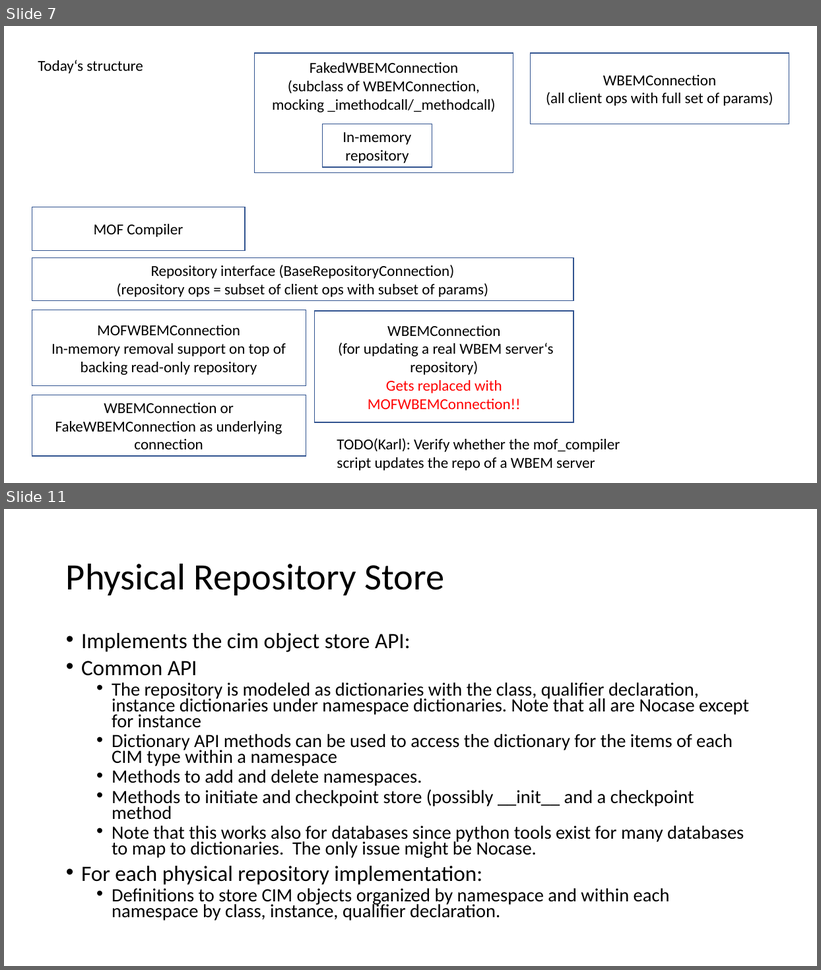
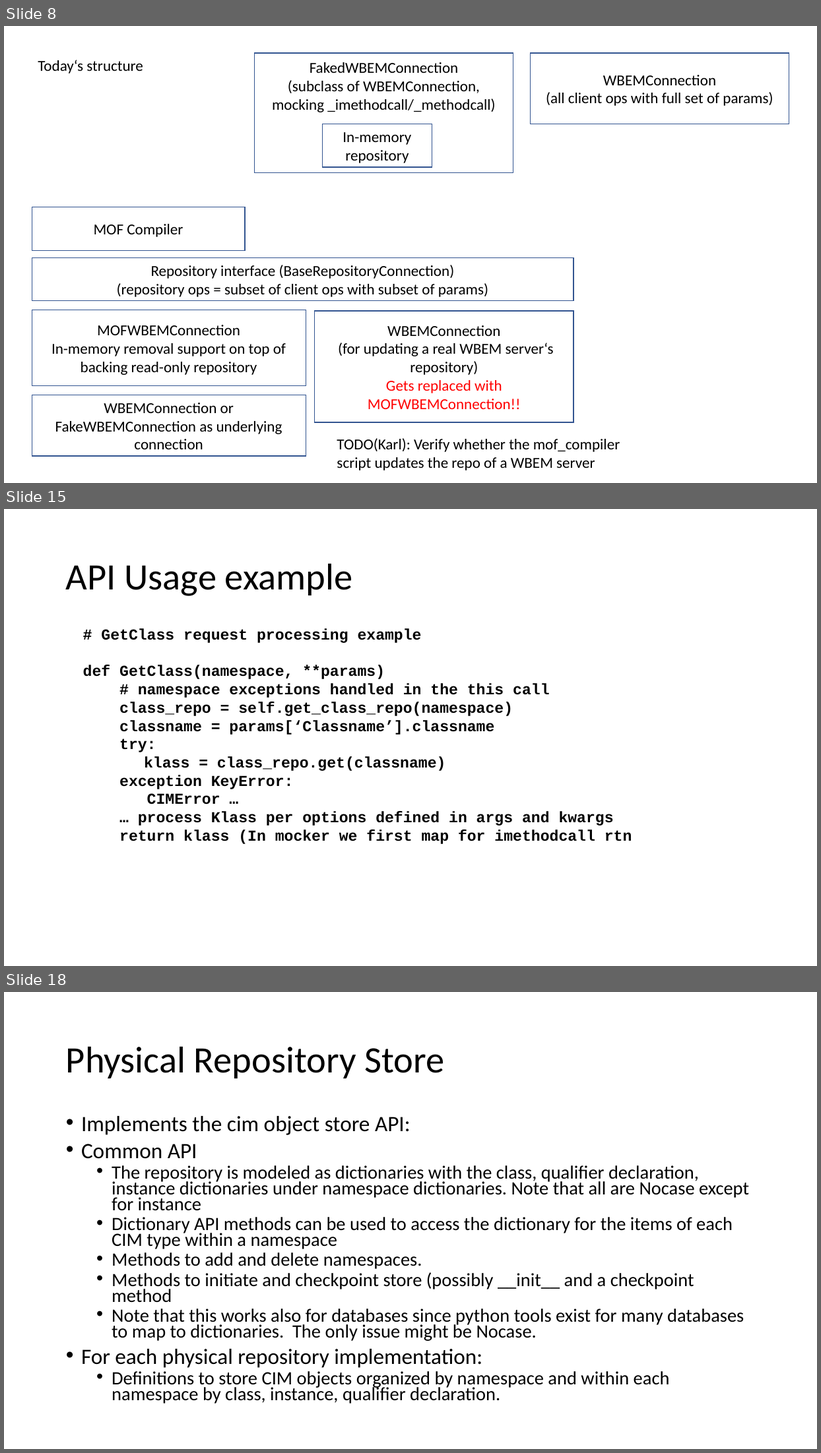
Before and after one commit to pywbem/pywbem, a slide deck: design/RepositoryStructure.pptx. Shown one above the other, each under a label of ours: slides 7 and 11 before the commit, slides 8, 15 and 18 after it; the slides between them are not shown. The pictures are 821x970 and 821x1453 pixels, drawn with LibreOffice and Linux fonts; fonts in the diff are those of the drawing. Boxes give left, top, right and bottom in pixels: in the first picture for what was removed or moved away, otherwise in the second. Text is boxed around its words. In the diff, an @@ line names an element or a change of style, - is before the commit and + after.

```diff
--- a/design/RepositoryStructure.pptx
+++ b/design/RepositoryStructure.pptx
@@ slide 15 added at [4,509,817,966], background #FFFFFF @@
@@ title added at [66,563,352,596], 44 pt, text #000000 @@
+API Usage example
@@ text added at [83,628,632,844], 18 pt, text #000000, bold @@
+# GetClass request processing example
+def GetClass(namespace, **params)
+# namespace exceptions handled in the this call
+class_repo = self.get_class_repo(namespace)
+classname = params[‘Classname’].classname
+try:
+klass = class_repo.get(classname)
+exception KeyError:
+CIMError …
+… process Klass per options defined in args and kwargs
+return klass (In mocker we first map for imethodcall rtn
@@ what was slide 7 is now slide 8 @@
@@ what was slide 11 is now slide 18 @@
```
Also in this commit, not shown: 4 slides changed, 7 other slides added.
